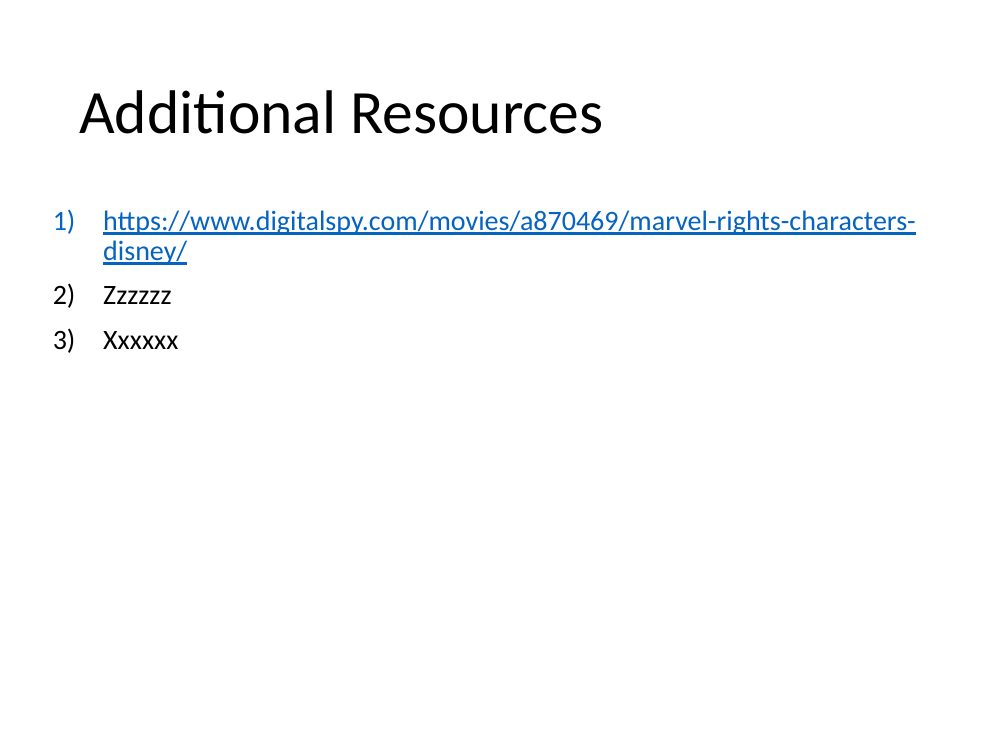
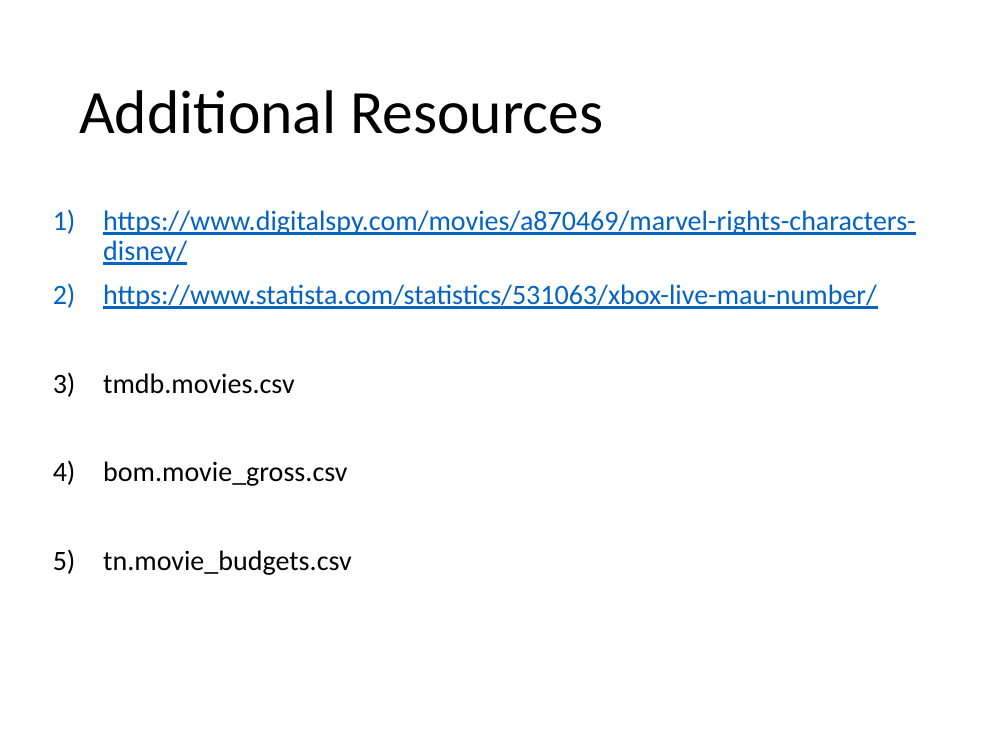
Before and after one commit to kagada01/dsc-mod-1-project-v2-1-online-ds-sp-000, a slide deck: slide 11 of Presentation.pptx. Drawn at 1008x756 pixels with LibreOffice and Linux fonts; fonts in the diff are those of the drawing. Boxes give left, top, right and bottom in pixels: in the first picture for what was removed or moved away, otherwise in the second. Text is boxed around its words. In the diff, an @@ line names an element or a change of style, - is before the commit and + after.

```diff
--- a/Presentation.pptx
+++ b/Presentation.pptx
@@ text at box(103, 284, 877, 575): text changed; text colour #000000 to #0563C1 @@
-2) Zzzzzz
-3) Xxxxxx
+2) https://www.statista.com/statistics/531063/xbox-live-mau-number/
+3) tmdb.movies.csv
+4) bom.movie_gross.csv
+5) tn.movie_budgets.csv
```
Also in this commit, not shown: 6 other slides changed, 1 other file.
